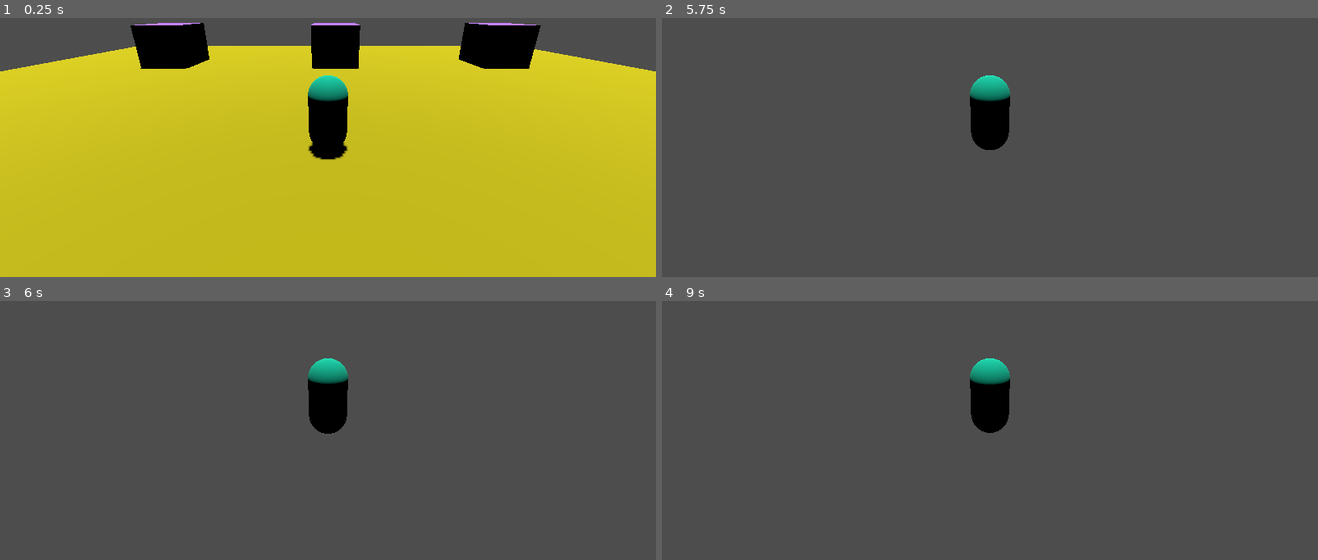
Above: before the commit, frames 1-4 (two rows, left to right).
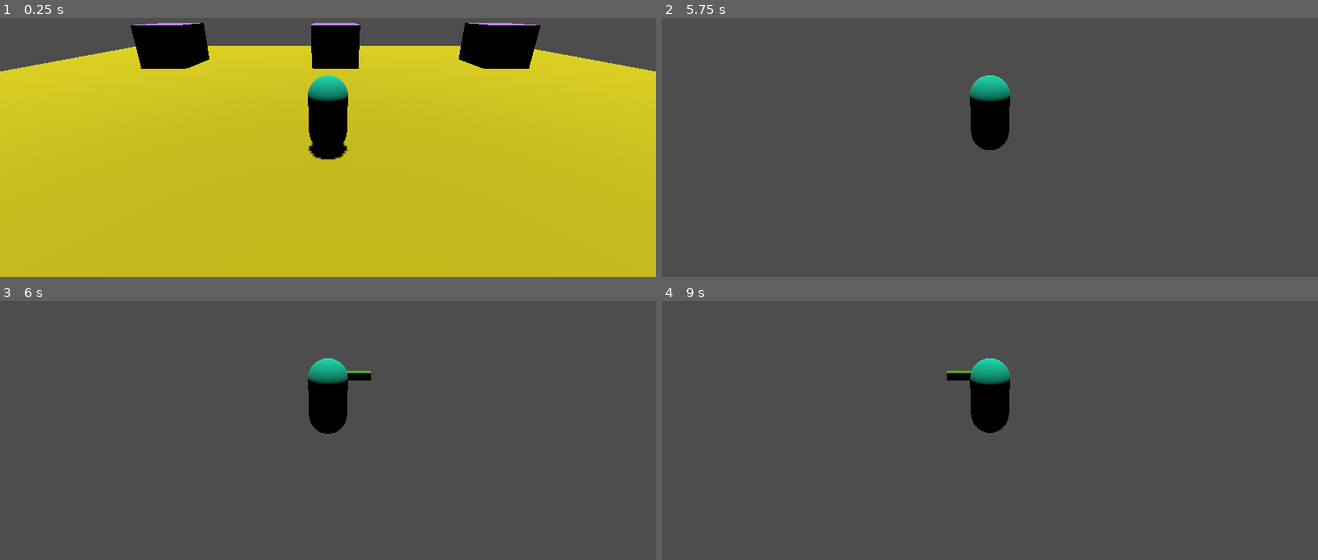
Above: after the commit, the same moments.

Repository: MrOrangeJuice/3DPlatformer2
Game: Godot game, scene res://main.tscn
Two runs of this game, one before a commit and one after it. Both use one fixed random seed, a clock stepped at 60 frames per second and the inputs below.
Inputs (mouse positions are in pixels of both pictures, inside the frame that each line leads up to):
- Up to frame 1 (0.25 s): no input
- Up to frame 2 (5.75 s): tap Enter at 0.5, 4.25 s; move the mouse to (1022, 90) at 0.52 s; press the mouse at (1022, 90) at 0.53 s; hold W (move_forward) from 0.53 s (still down); tap Space (jump) at 0.77, 1.52, 3.02, 3.5, 3.77, 4.52, 5 s; move the mouse to (957, 95) at 1.27 s; release the mouse at (957, 95) at 1.28 s; click (957, 95) at 1.35 s; move the mouse to (1003, 85) at 2.02 s; press the mouse at (1003, 85) at 2.03 s; move the mouse to (983, 98) at 2.77 s; release the mouse at (983, 98) at 2.78 s; click (983, 98) at 2.85 s; move the mouse to (1035, 98) at 3.52 s; press the mouse at (1035, 98) at 3.53 s; move the mouse to (937, 87) at 4.27 s; release the mouse at (937, 87) at 4.28 s; click (937, 87) at 4.35 s; move the mouse to (996, 93) at 5.02 s; press the mouse at (996, 93) at 5.03 s
- Up to frame 3 (6 s): tap Enter at 5.75 s; move the mouse to (301, 368) at 5.77 s; release W (move_forward) at 5.78 s; release the mouse at (301, 368) at 5.78 s; hold D (move_right) from 5.78 s (still down); click (301, 368) at 5.85 s
- Up to frame 4 (9 s): tap Space (jump) at 6.02, 6.5, 6.77, 7.52 s; move the mouse to (1022, 373) at 6.52 s; release D (move_right) at 6.53 s; press the mouse at (1022, 373) at 6.53 s; hold W (move_forward) 6.53-8.78 s; move the mouse to (957, 378) at 7.27 s; release the mouse at (957, 378) at 7.28 s; click (957, 378) at 7.35 s; move the mouse to (1003, 368) at 8.02 s; press the mouse at (1003, 368) at 8.03 s; move the mouse to (983, 381) at 8.77 s; release the mouse at (983, 381) at 8.78 s; hold A (move_left) from 8.78 s (still down); click (983, 381) at 8.85 s

Frames 1-2 are identical in both runs. In frame 3, 0.1% of the frame differs, in the area x 52-57%, y 26-31%; in frame 4, 0.1%.

Commit message:
Finished base platformer

Diff:
--- a/player.gd
+++ b/player.gd
@@ -8,10 +8,12 @@
 @export var jump_impulse = 20.0
 @export var mouse_sensitivity = .1
 @export var controller_sensitivity = 3
+@export var rot_speed = 25
 
 var snap_vector = Vector3.ZERO
 
 @onready var spring_arm = $SpringArm
+@onready var pivot = $Pivot
 
 func _ready():
 	Input.set_mouse_mode(Input.MOUSE_MODE_CAPTURED)
@@ -53,10 +55,11 @@
 	var direction = (input_vector.x * transform.basis.x) + (input_vector.z * transform.basis.z)
 	return direction
 
-func apply_movement(_input_vector, direction, delta):
+func apply_movement(input_vector, direction, delta):
 	if direction != Vector3.ZERO:
 		velocity.x = velocity.move_toward(direction * max_speed, acceleration * delta).x
 		velocity.z = velocity.move_toward(direction * max_speed, acceleration * delta).z
+		pivot.rotation.y = lerp_angle(pivot.rotation.y, atan2(-input_vector.x, -input_vector.z), rot_speed * delta)
 
 func apply_friction(direction, delta):
 	if direction == Vector3.ZERO:
--- a/player.tscn
+++ b/player.tscn
@@ -20,13 +20,17 @@
 [node name="Player" type="CharacterBody3D"]
 script = ExtResource("1_oks0w")
 
-[node name="Skin" type="MeshInstance3D" parent="."]
+[node name="Pivot" type="Marker3D" parent="."]
+
+[node name="Skin" type="MeshInstance3D" parent="Pivot"]
 transform = Transform3D(1, 0, 0, 0, 1, 0, 0, 0, 1, 0, 1, 0)
 mesh = SubResource("CapsuleMesh_fctu5")
+skeleton = NodePath("../..")
 
-[node name="Beak" type="MeshInstance3D" parent="."]
+[node name="Beak" type="MeshInstance3D" parent="Pivot"]
 transform = Transform3D(-1, 0, -8.74228e-08, 0, 1, 0, 8.74228e-08, 0, -1, 0, 1.57208, -0.563678)
 mesh = SubResource("BoxMesh_7hdw1")
+skeleton = NodePath("../..")
 
 [node name="CollisionShape3D" type="CollisionShape3D" parent="."]
 transform = Transform3D(1, 0, 0, 0, 1, 0, 0, 0, 1, 0, 1, 0)
